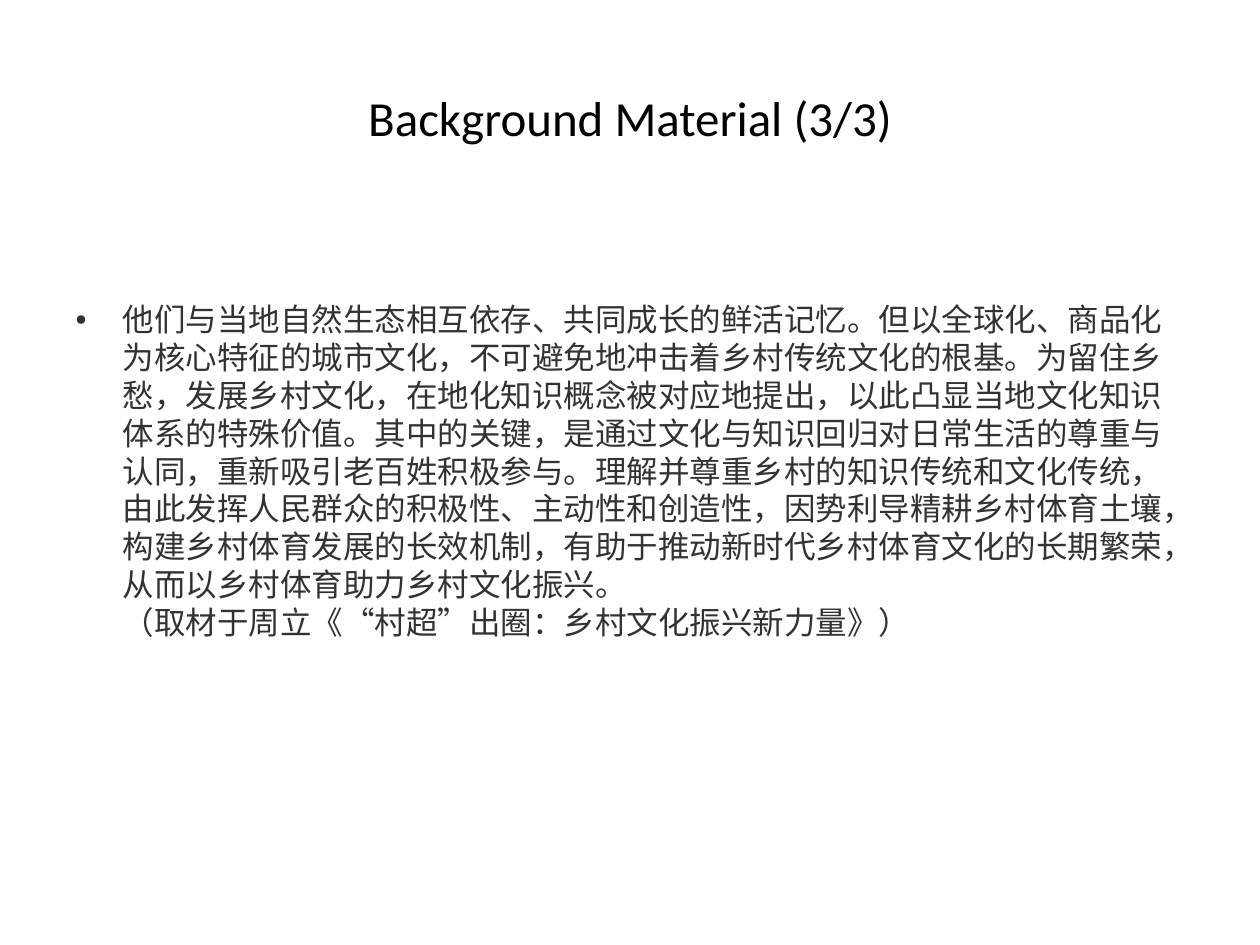
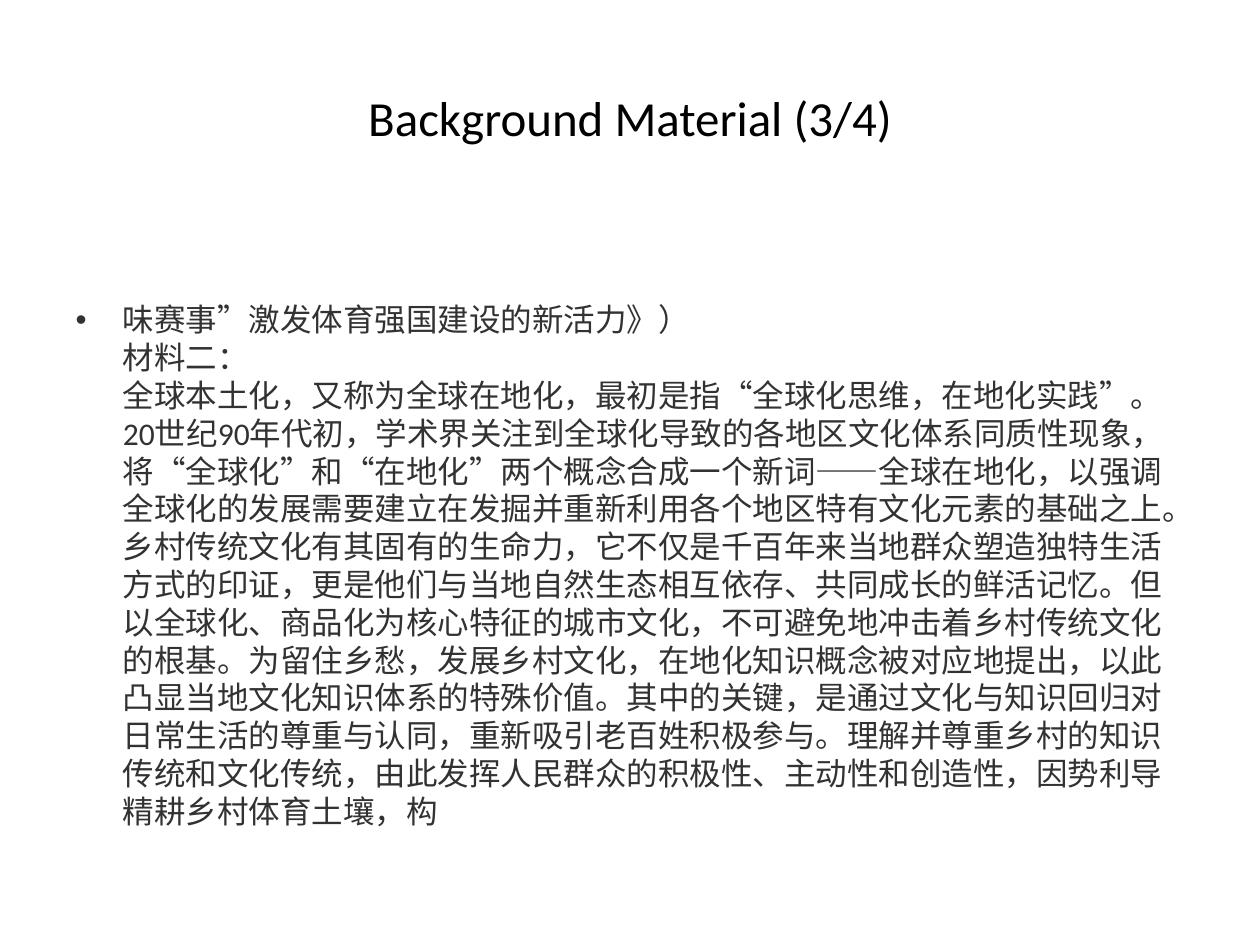
Before and after one commit to chenchen8486/word2ppt-assistant, a slide deck: slide 17 of 测试文档_processed.pptx (slide 12 before the commit). Drawn at 1260x945 pixels with LibreOffice and Linux fonts; fonts in the diff are those of the drawing. Boxes give left, top, right and bottom in pixels: in the first picture for what was removed or moved away, otherwise in the second. Text is boxed around its words. In the diff, an @@ line names an element or a change of style, - is before the commit and + after.

```diff
--- a/测试文档_processed.pptx
+++ b/测试文档_processed.pptx
@@ title at (x1=368, y1=100, x2=892, y2=145): text changed @@
-Background Material (3/3)
+Background Material (3/4)
@@ text at (x1=123, y1=304, x2=1194, y2=826): text changed @@
-• 他们与当地自然生态相互依存、共同成长的鲜活记忆。但以全球化、商品化为核心特征的城市文化，不可避免地冲击着乡村传统文化的根基。为留住乡愁，发展乡村文化，在地化知识概念被对应地提出，以此凸显当地文化知识体系的特殊价值。其中的关键，是通过文化与知识回归对日常生活的尊重与认同，重新吸引老百姓积极参与。理解并尊重乡村的知识传统和文化传统，由此发挥人民群众的积极性、主动性和创造性，因势利导精耕乡村体育土壤，构建乡村体育发展的长效机制，有助于推动新时代乡村体育文化的长期繁荣，从而以乡村体育助力乡村文化振兴。
-  （取材于周立《“村超”出圈：乡村文化振兴新力量》）
+• 味赛事”激发体育强国建设的新活力》）
+  材料二：
+  全球本土化，又称为全球在地化，最初是指“全球化思维，在地化实践”。20世纪90年代初，学术界关注到全球化导致的各地区文化体系同质性现象，将“全球化”和“在地化”两个概念合成一个新词——全球在地化，以强调全球化的发展需要建立在发掘并重新利用各个地区特有文化元素的基础之上。乡村传统文化有其固有的生命力，它不仅是千百年来当地群众塑造独特生活方式的印证，更是他们与当地自然生态相互依存、共同成长的鲜活记忆。但以全球化、商品化为核心特征的城市文化，不可避免地冲击着乡村传统文化的根基。为留住乡愁，发展乡村文化，在地化知识概念被对应地提出，以此凸显当地文化知识体系的特殊价值。其中的关键，是通过文化与知识回归对日常生活的尊重与认同，重新吸引老百姓积极参与。理解并尊重乡村的知识传统和文化传统，由此发挥人民群众的积极性、主动性和创造性，因势利导精耕乡村体育土壤，构
```
Also in this commit, not shown: 52 other slides changed, 26 slides added, 10 slides removed, 8 other files.
